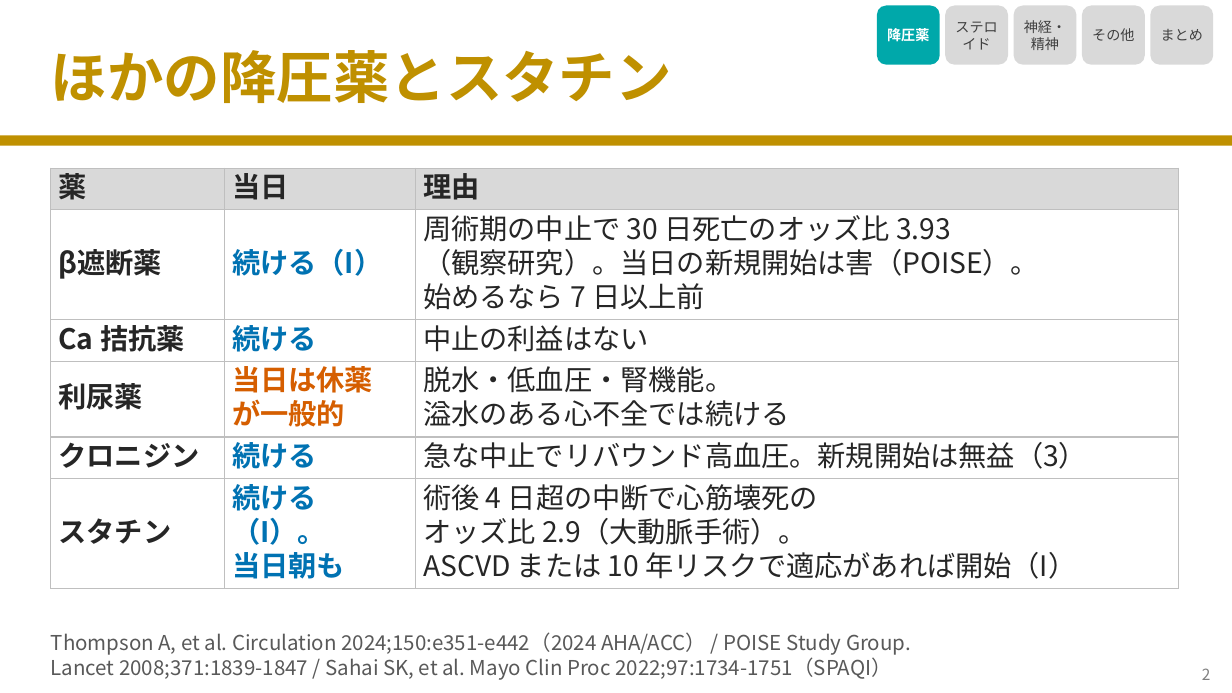
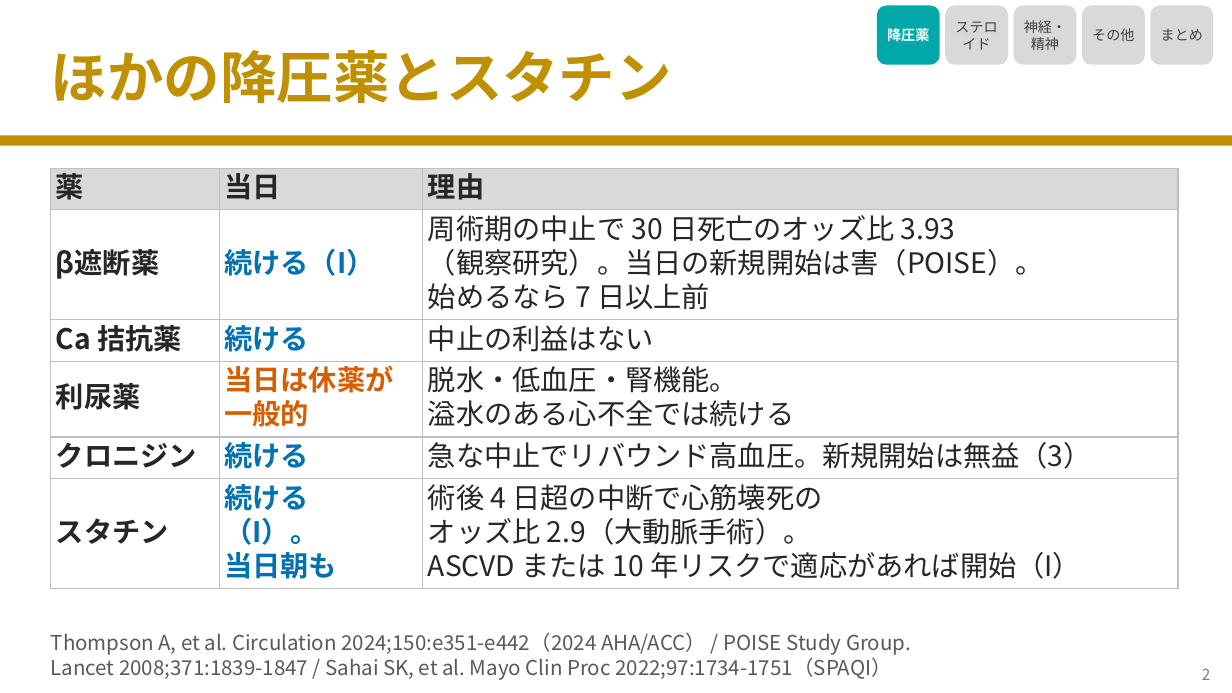
Before and after one commit to nobumitsu-3141/Anes-lecture, a slide deck: slide 3 of slides/4-14_other_chronic_drugs/4-14_other_chronic_drugs.pptx. Drawn at 1232x693 pixels with LibreOffice and Linux fonts; fonts in the diff are those of the drawing. Boxes give left, top, right and bottom in pixels: in the first picture for what was removed or moved away, otherwise in the second. Text is boxed around its words. In the diff, an @@ line names an element or a change of style, - is before the commit and + after.

```diff
--- a/slides/4-14_other_chronic_drugs/4-14_other_chronic_drugs.pptx
+++ b/slides/4-14_other_chronic_drugs/4-14_other_chronic_drugs.pptx
@@ table at bbox=[51, 168, 1177, 583] @@
-row 4, column 2: 当日は休薬 / が一般的
+row 4, column 2: 当日は休薬が / 一般的
```
Also in this commit, not shown: 5 other slides changed, 4 other files.
